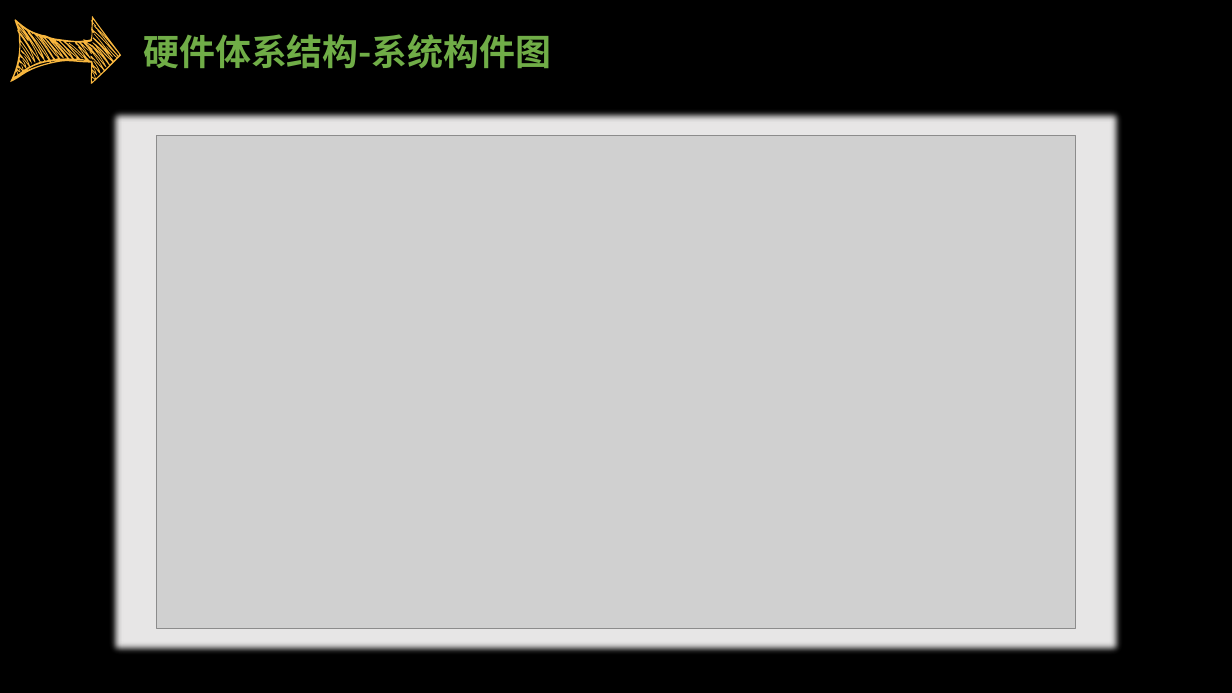
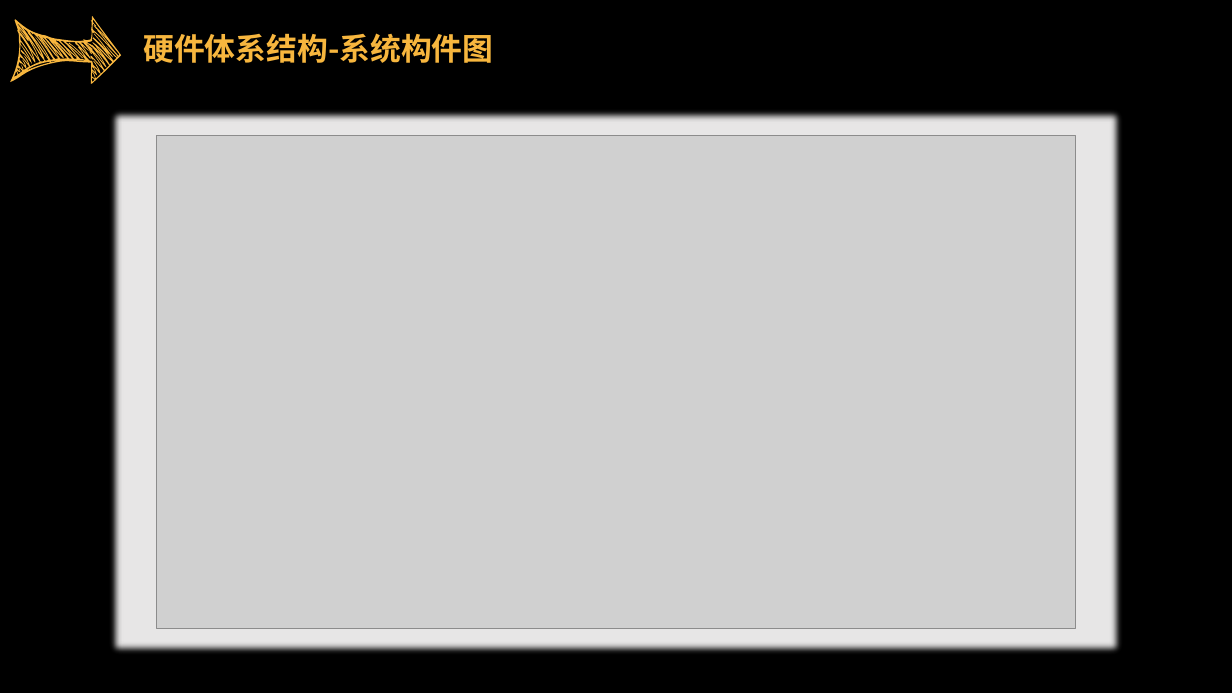
Before and after one commit to sebuaa2019/Team103, a slide deck: slide 23 of SE0423答辩TEAM103.pptx (slide 24 before the commit). Drawn at 1232x693 pixels with LibreOffice and Linux fonts; fonts in the diff are those of the drawing; grey boxes stand for pictures. Boxes give left, top, right and bottom in pixels: in the first picture for what was removed or moved away, otherwise in the second. Text is boxed around its words. In the diff, an @@ line names an element or a change of style, - is before the commit and + after.

```diff
--- a/SE0423答辩TEAM103.pptx
+++ b/SE0423答辩TEAM103.pptx
@@ text "硬件体系结构-系统构件图" at box(143, 33, 493, 63): size 28 to 24 pt, text colour #70AD47 to #F7B63E @@
```
Also in this commit, not shown: 20 other slides changed, 6 slides added, 1 slide removed.
